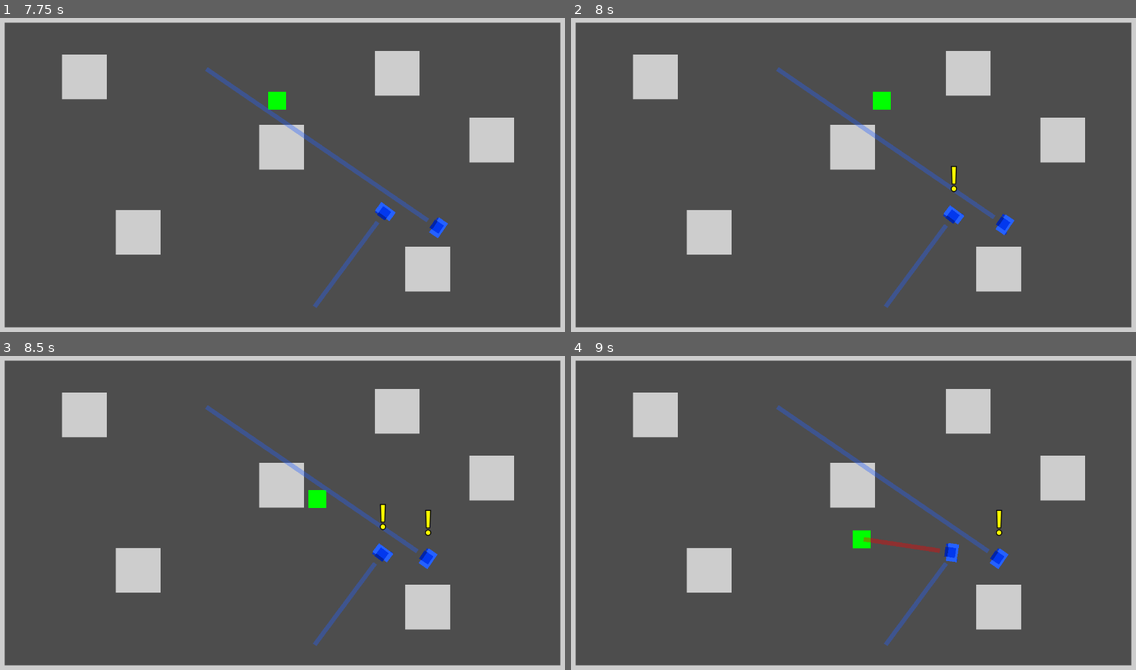
Above: before the commit, frames 1-4 (two rows, left to right).
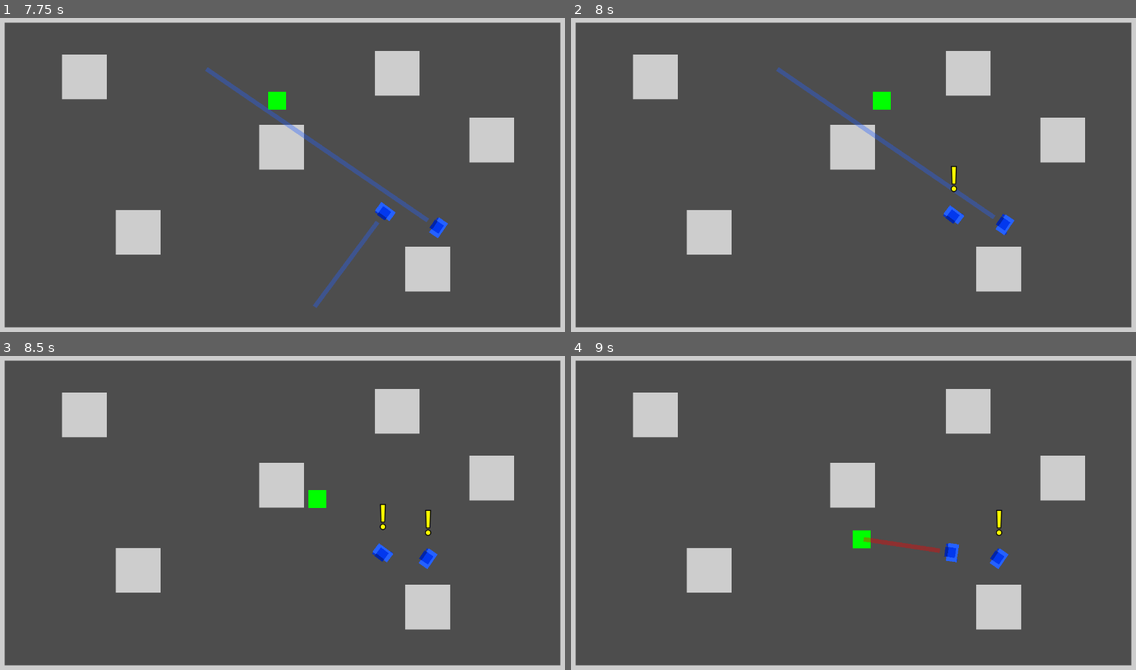
Above: after the commit, the same moments.

Repository: Toxe/godot-state-machines
Game: Godot game, scene res://scenes/main.tscn
Two runs of this game, one before a commit and one after it. Both use one fixed random seed, a clock stepped at 60 frames per second and the inputs below.
Inputs:
- Up to frame 1 (7.75 s): tap Enter at 0.5 s; hold D (move_right) 0.53-1.28 s; hold S (move_down) 1.28-2.03 s; hold D (move_right) 2.03-2.78 s; hold W (move_up) 2.78-3.53 s; hold A (move_left) 3.53-5.03 s; hold S (move_down) 5.03-5.78 s; hold D (move_right) 5.78-6.53 s; hold W (move_up) 6.53-7.28 s; hold D (move_right) from 7.28 s (still down)
- Up to frame 2 (8 s): keep holding D (move_right)
- Up to frame 3 (8.5 s): release D (move_right) at 8.03 s; hold S (move_down) from 8.03 s (still down)
- Up to frame 4 (9 s): release S (move_down) at 8.78 s; hold A (move_left) from 8.78 s (still down)

Frame 1 is identical in both runs. In frame 2, 0.3% of the frame differs, in the area x 55-67%, y 65-93%; in frame 3, 0.9%; in frame 4, 0.9%, in the area x 36-74%, y 15-93%.

Commit message:
Hide the move target lines when running other states

Diff:
--- a/scenes/blue_guard/blue_guard.tscn
+++ b/scenes/blue_guard/blue_guard.tscn
@@ -187,6 +187,7 @@
 player_spotted_state = NodePath("../player_spotted")
 
 [node name="Line2D" type="Line2D" parent="StateMachine/walk"]
+visible = false
 points = PackedVector2Array(0, 0, 0, 0)
 default_color = Color(0.145098, 0.380392, 1, 0.368627)
 
@@ -199,6 +200,7 @@
 player_lost_state = NodePath("../player_lost")
 
 [node name="Line2D" type="Line2D" parent="StateMachine/follow_player"]
+visible = false
 points = PackedVector2Array(0, 0, 0, 0)
 default_color = Color(1, 0, 0, 0.368627)
 
--- a/scenes/blue_guard/states/follow_player.gd
+++ b/scenes/blue_guard/states/follow_player.gd
@@ -17,6 +17,12 @@
     guard.get_node("AnimationPlayer").play("run")
 
     move_to = get_player_position()
+
+    $Line2D.visible = true
+
+
+func exit() -> void:
+    $Line2D.visible = false
 
 
 func physics_process(_delta: float) -> State:
--- a/scenes/blue_guard/states/walk.gd
+++ b/scenes/blue_guard/states/walk.gd
@@ -16,6 +16,12 @@
     guard.get_node("AnimationPlayer").play("walk")
 
     move_to = find_new_destination()
+
+    $Line2D.visible = true
+
+
+func exit() -> void:
+    $Line2D.visible = false
 
 
 func physics_process(_delta: float) -> State:
